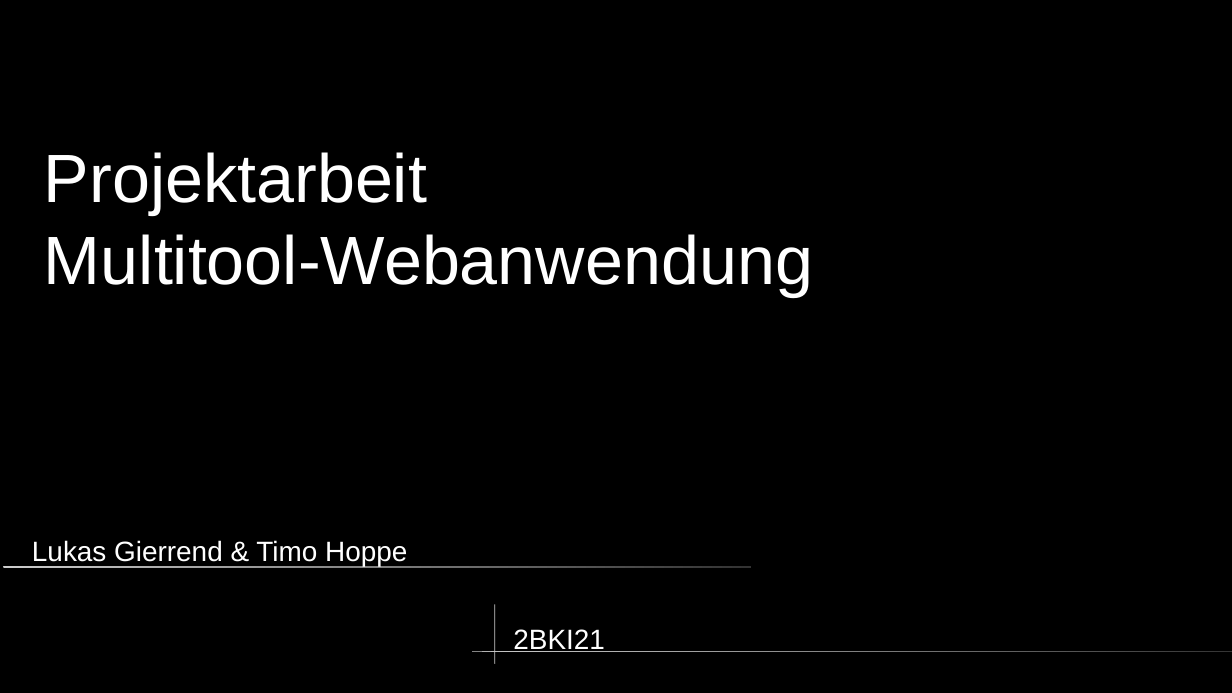
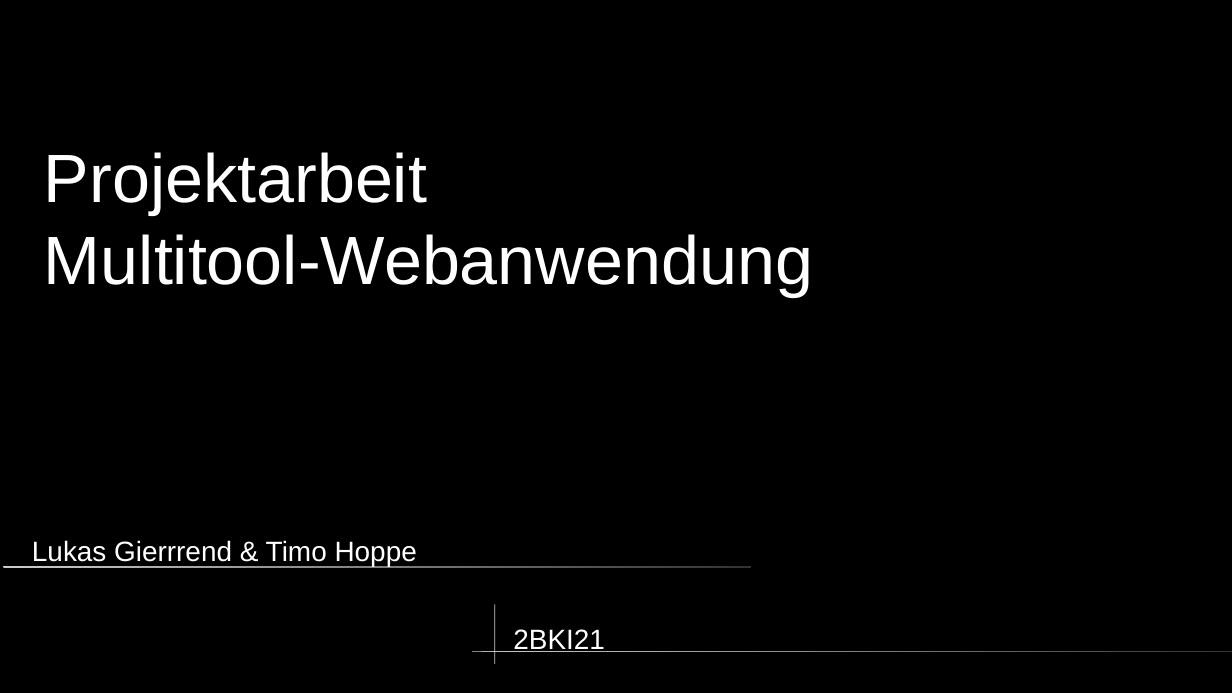
Before and after one commit to Timo348/Projektarbeit, a slide deck: slide 1 of (no_code)/Presifür18.odp. Drawn at 1232x693 pixels with LibreOffice and Linux fonts; fonts in the diff are those of the drawing. Boxes give left, top, right and bottom in pixels: in the first picture for what was removed or moved away, otherwise in the second. Text is boxed around its words. In the diff, an @@ line names an element or a change of style, - is before the commit and + after.

```diff
--- a/(no_code)/Presifür18.odp
+++ b/(no_code)/Presifür18.odp
@@ text at (x1=32, y1=540, x2=417, y2=566): text changed @@
-Lukas Gierrend & Timo Hoppe
+Lukas Gierrrend & Timo Hoppe
```
Also in this commit, not shown: 3 other slides changed, 4 slides added, 1 other file.
